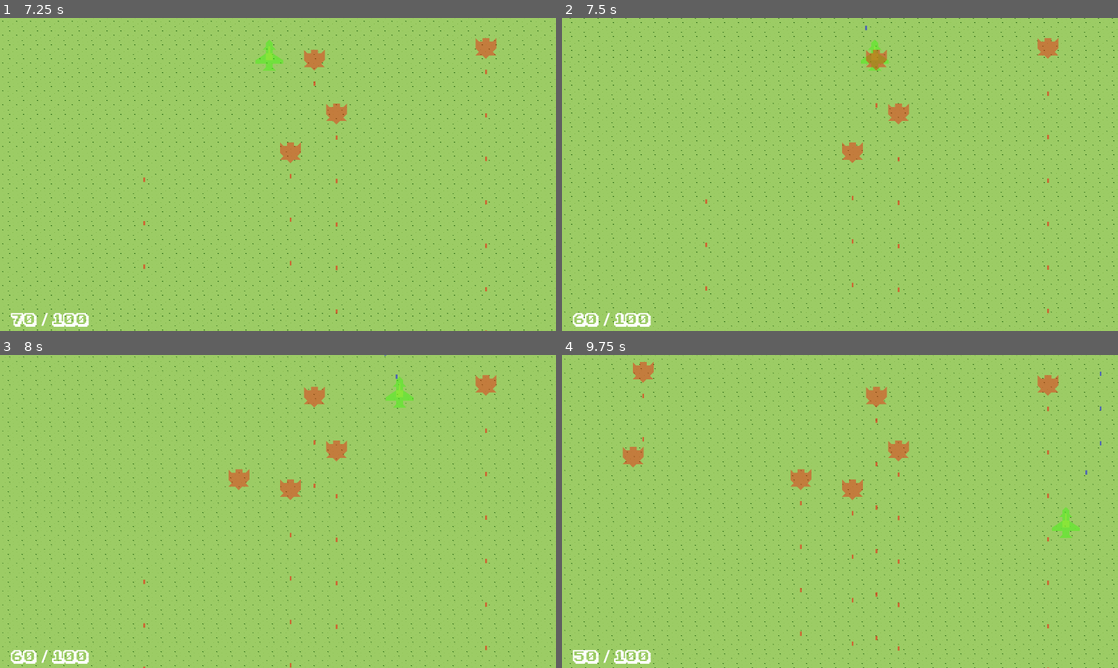
Above: before the commit, frames 1-4 (two rows, left to right).
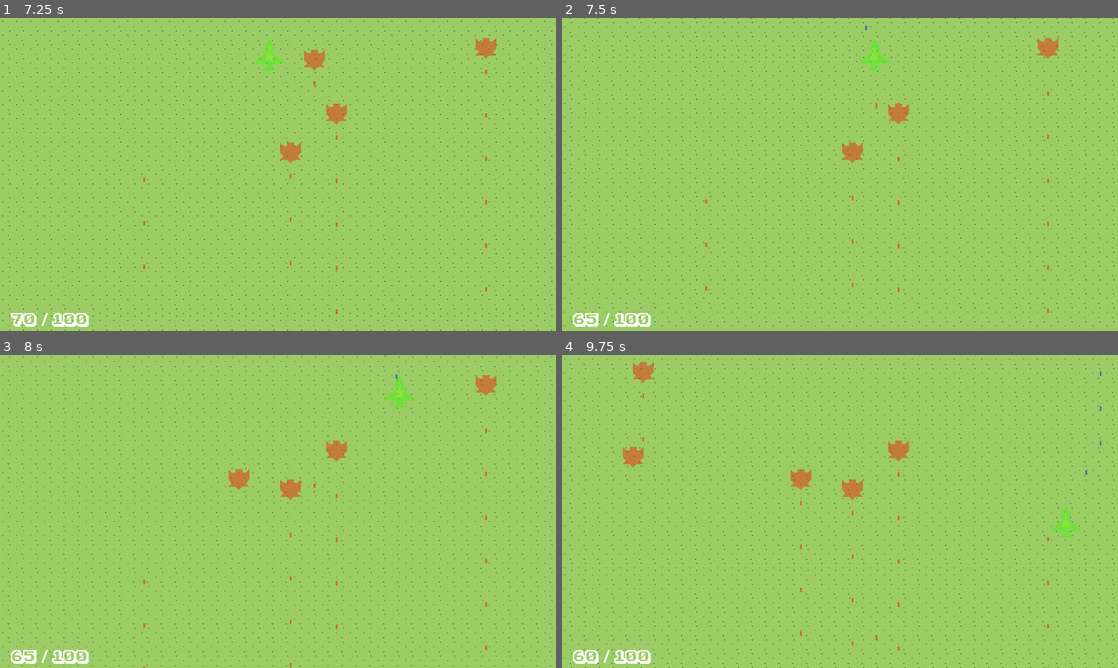
Above: after the commit, the same moments.

Repository: mmyumu/OVNI-godot
Game: Godot game, scene res://menu.tscn
Two runs of this game, one before a commit and one after it. Both use one fixed random seed, a clock stepped at 60 frames per second and the inputs below.
Inputs (mouse positions are in pixels of both pictures, inside the frame that each line leads up to):
- Up to frame 1 (7.25 s): click "Start" at 0.5 s; tap Enter at 1.25 s; move the mouse to (250, 237) at 1.27 s; hold Space (shoot) 1.28-2.03 s; hold Up (move_up) 1.28-2.78 s; click (250, 237) at 1.42 s; move the mouse to (444, 221) at 2.02 s; tap Space (shoot) every 1.5 s from 2.1 to 6.6 s; move the mouse to (111, 127) at 2.77 s; hold Space (shoot) 2.78-3.53 s; hold Left (move_left) 2.78-4.28 s; move the mouse to (305, 174) at 3.52 s; click (305, 174) at 3.67 s; move the mouse to (194, 96) at 4.27 s; hold Down (move_down) 4.28-5.03 s; hold Space (shoot) 4.28-5.03 s; move the mouse to (400, 158) at 5.02 s; hold Right (move_right) 5.03-5.78 s; move the mouse to (166, 190) at 5.77 s; hold Up (move_up) 5.78-6.53 s; hold Space (shoot) 5.78-6.53 s; click (166, 190) at 5.92 s; move the mouse to (333, 105) at 6.52 s; hold Right (move_right) from 6.53 s (still down)
- Up to frame 2 (7.5 s): keep holding Right (move_right); move the mouse to (812, 237) at 7.27 s; hold Space (shoot) from 7.28 s (still down)
- Up to frame 3 (8 s): keep holding Right (move_right); keep holding Space (shoot)
- Up to frame 4 (9.75 s): move the mouse to (1006, 558) at 8.02 s; release Space (shoot) at 8.03 s; tap Space (shoot) at 8.1, 9.6 s; click (1006, 558) at 8.17 s; move the mouse to (673, 464) at 8.77 s; release Right (move_right) at 8.78 s; hold Down (move_down) 8.78-9.53 s; hold Space (shoot) 8.78-9.53 s; move the mouse to (867, 511) at 9.52 s; hold Left (move_left) from 9.53 s (still down)

Frame 1 is identical in both runs. In frame 2, 0.2% of the frame differs, in the area x 4-59%, y 10-97%; in frame 3, 0.2%; in frame 4, 0.5%, in the area x 1-90%, y 6-97%.

Commit message:
Add damage on collisions and go back to menu on game over

Diff:
--- a/main_stage.gd
+++ b/main_stage.gd
@@ -27,9 +27,7 @@
 	$HUD/HP/MaxHPLabel.text = str($Player.max_hp)
 
 func _on_hud_start_play():
-	$Player.show()
-	$Spawner/SpawnTimer.start()
-	get_tree().paused = false
+	start_stop_game(true)
 
 
 func _on_spawn_timer_timeout():
@@ -45,7 +43,6 @@
 	enemy_index += 1
 
 func _on_enemy_shoot(projectile, direction, location):
-	print("main_stage _on_enemy_shoot")
 	var spawned_projectile = projectile.instantiate()
 	add_child(spawned_projectile)
 	spawned_projectile.add_to_group("Enemies")
@@ -54,4 +51,19 @@
 	spawned_projectile.rotation = direction
 	spawned_projectile.position = location
 	spawned_projectile.velocity = spawned_projectile.velocity.rotated(direction)
-	print("direction: ", direction)
+
+
+func _on_player_game_over():
+	start_stop_game(false)
+	await get_tree().create_timer(2.0).timeout
+	get_tree().change_scene_to_file("res://menu.tscn")
+
+func start_stop_game(start):
+	if start:
+		$Player.show()
+		$Spawner/SpawnTimer.start()
+		get_tree().paused = false
+	else:
+		$Player.hide()
+		$Spawner/SpawnTimer.stop()
+		get_tree().paused = true
--- a/main_stage.tscn
+++ b/main_stage.tscn
@@ -21,6 +21,7 @@
 [node name="Background" parent="." instance=ExtResource("5_0nbiv")]
 speed = 500.0
 
+[connection signal="game_over" from="Player" to="." method="_on_player_game_over"]
 [connection signal="shoot" from="Player" to="." method="_on_player_shoot"]
 [connection signal="start_play" from="HUD" to="." method="_on_hud_start_play"]
 [connection signal="timeout" from="Spawner/SpawnTimer" to="." method="_on_spawn_timer_timeout"]
--- a/menu.tscn
+++ b/menu.tscn
@@ -4,6 +4,7 @@
 [ext_resource type="Script" path="res://menu.gd" id="1_ktgn5"]
 
 [node name="Menu" type="CanvasLayer"]
+process_mode = 3
 script = ExtResource("1_ktgn5")
 
 [node name="Label" type="Label" parent="."]
--- a/unit/enemies/enemy1.gd
+++ b/unit/enemies/enemy1.gd
@@ -2,6 +2,7 @@
 
 @export var hp = 10
 @export var max_hp = 10
+@export var damage = 5
 
 signal shoot(projectile, direction, location)
 
@@ -19,10 +20,11 @@
 	if area.is_in_group("Player"):
 
 		# TODO : get the
-		if area.is_in_group("Projectile"):
-			hp -= 10
-			if hp <= 0:
-				queue_free()
+#		if area.is_in_group("Projectile"):
+		if "damage" in area:
+			hp -= area.damage
+		if hp <= 0:
+			queue_free()
 
 
 func _on_weapon_shoot(projectile, direction, location):
--- a/unit/player/player.gd
+++ b/unit/player/player.gd
@@ -3,8 +3,10 @@
 @export var speed = 400
 @export var hp = 100
 @export var max_hp = 100
+@export var damage = 10
 
 signal shoot(projectile, direction, location)
+signal game_over()
 
 # Called when the node enters the scene tree for the first time.
 func _ready():
@@ -31,4 +33,7 @@
 
 func _on_area_shape_entered(area_rid, area, area_shape_index, local_shape_index):
 	if area.is_in_group("Enemies"):
-		hp -= 10
+		if "damage" in area:
+			hp -= area.damage
+		if hp <= 0:
+			game_over.emit()
--- a/unit/projectile.gd
+++ b/unit/projectile.gd
@@ -1,11 +1,11 @@
 extends Area2D
 
+@export var damage: int = 10
 @export var speed: int = 800
 var velocity: Vector2 = Vector2.UP
 
 # Called when the node enters the scene tree for the first time.
 func _ready():
-#	print("Projectile ready: ", global_position)
 	pass
 
 
@@ -14,7 +14,6 @@
 	if velocity.length() > 0:
 		velocity = velocity.normalized() * speed
 	position += velocity * delta
-#	print("x, y= ", position.x, ",", position.y)
 
 func _on_visible_on_screen_notifier_2d_screen_exited():
 	queue_free()
Not shown: 1 places in menu.tscn that only renumber resources
